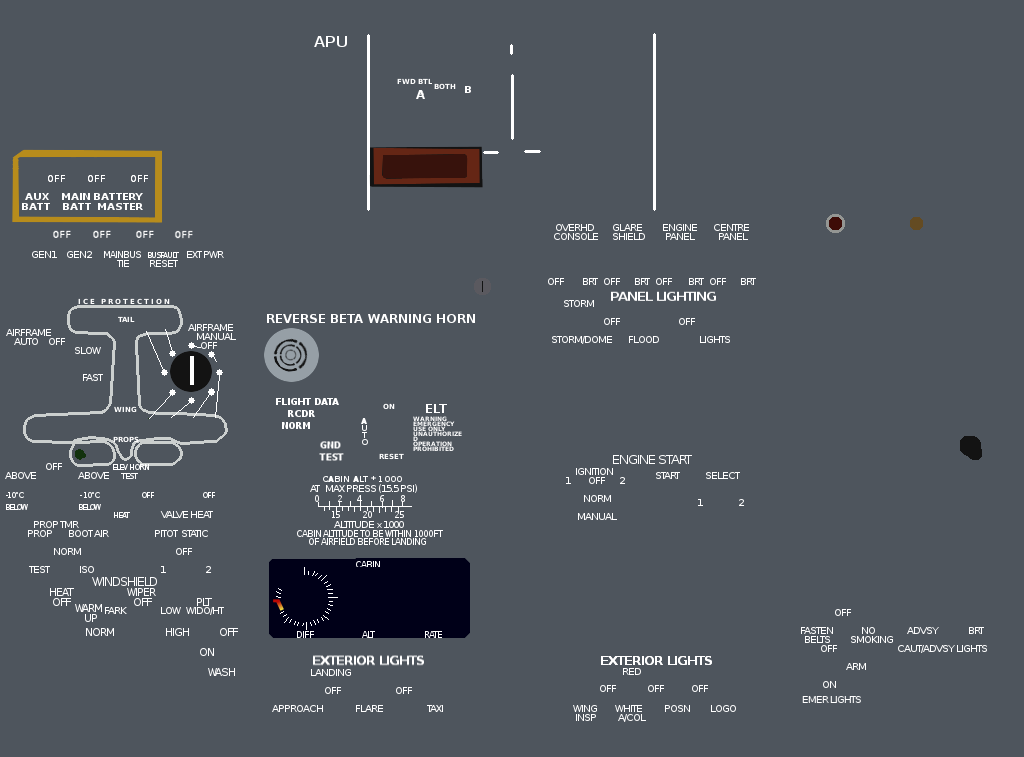
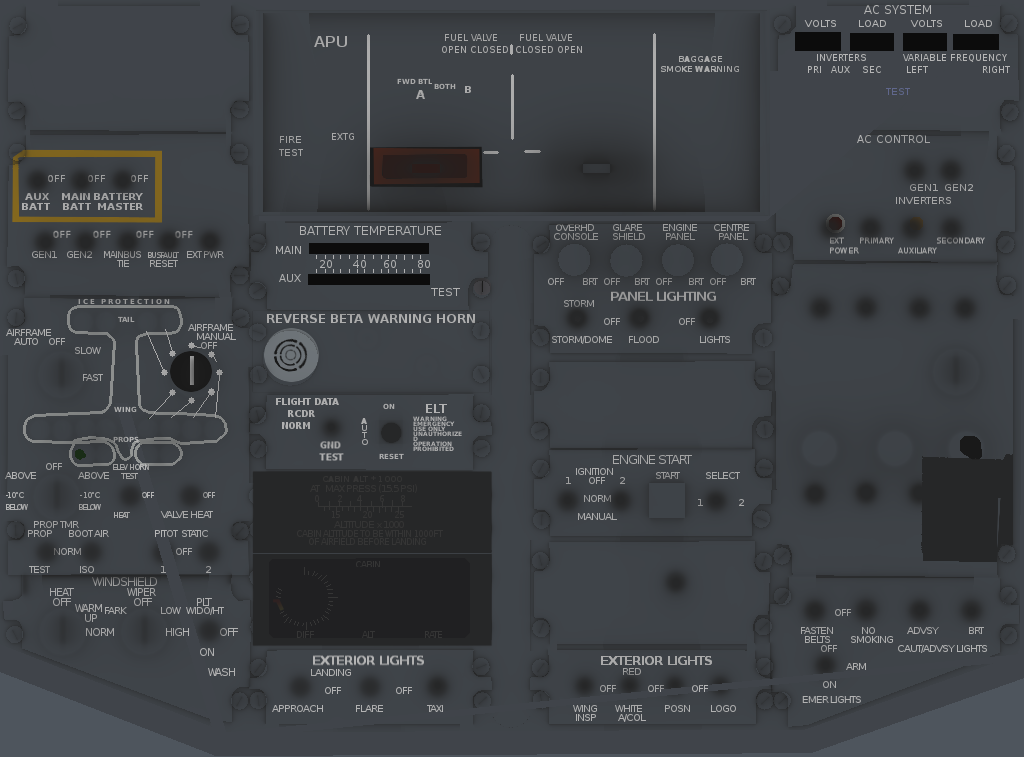
The second w=1024, h=757 image is a revision of the first. Changes to its layers:
added layer "ao" (92%) above "text" over [0,0,1024,756]
painted on "text" over [276,5,1010,296]
